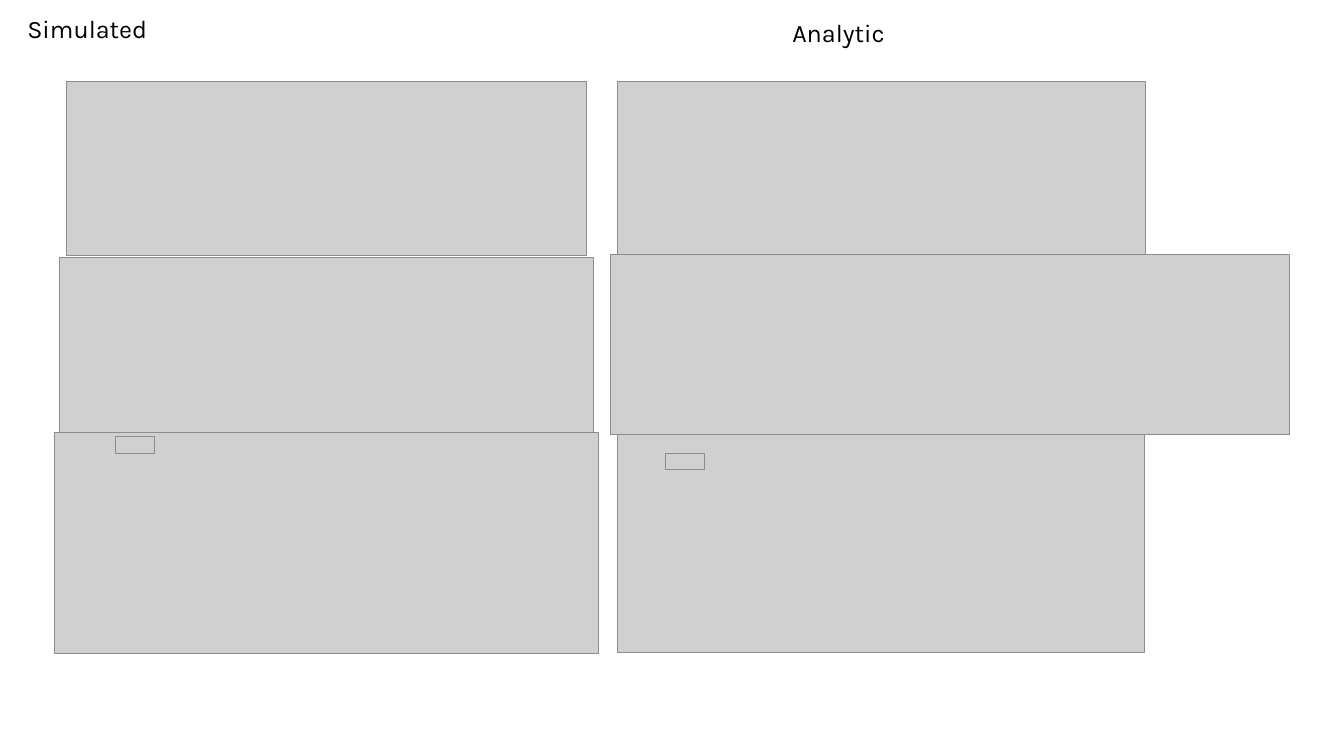
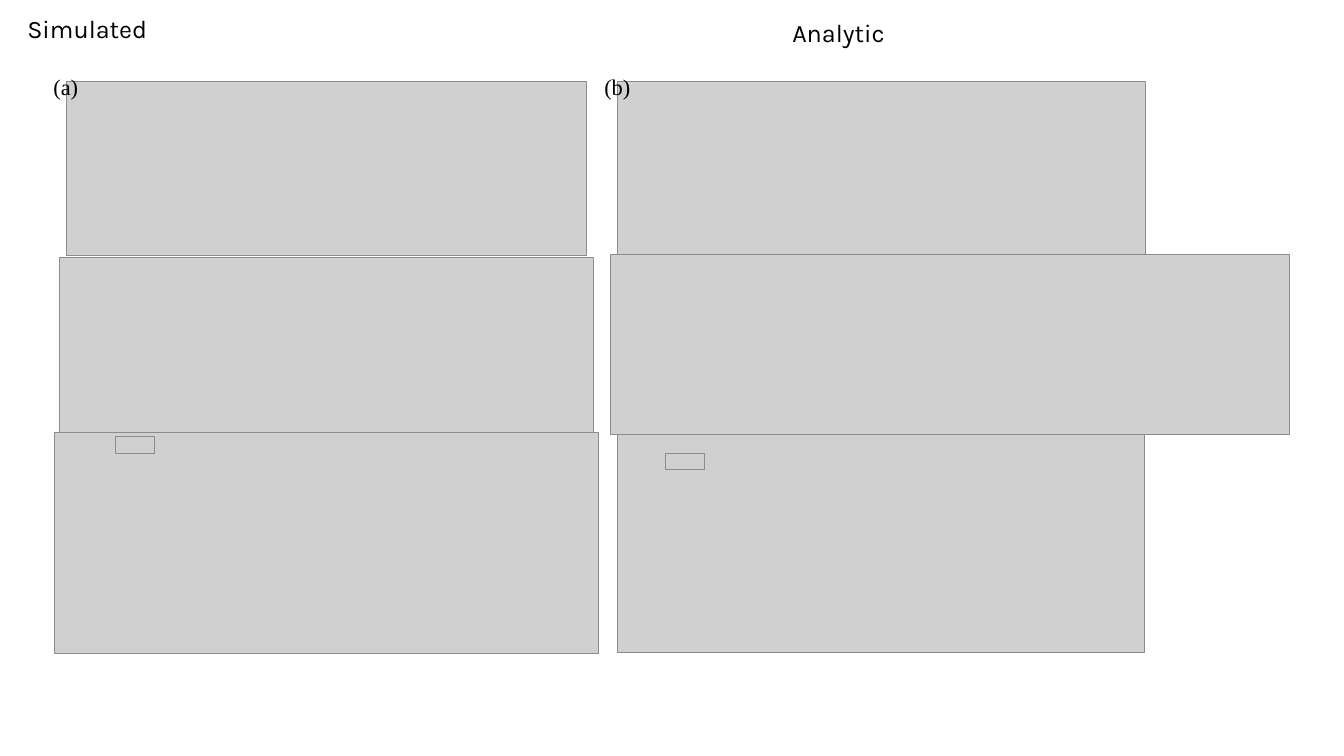
Before and after one commit to RobertXii/BaF-Error-Signal-Simulation, a slide deck: slide 4 of Figures/Final/Figure Edits.pptx. Drawn at 1344x756 pixels with LibreOffice and Linux fonts; fonts in the diff are those of the drawing; grey boxes stand for pictures. Boxes give left, top, right and bottom in pixels: in the first picture for what was removed or moved away, otherwise in the second. Text is boxed around its words. In the diff, an @@ line names an element or a change of style, - is before the commit and + after.

```diff
--- a/Figures/Final/Figure Edits.pptx
+++ b/Figures/Final/Figure Edits.pptx
@@ text added at [53, 77, 78, 100], 16 pt, text #000000 @@
+(a)
@@ text added at [604, 77, 630, 100], 16 pt, text #000000 @@
+(b)
```
Also in this commit, not shown: 2 slides added, 2 slides removed, 9 other files.
